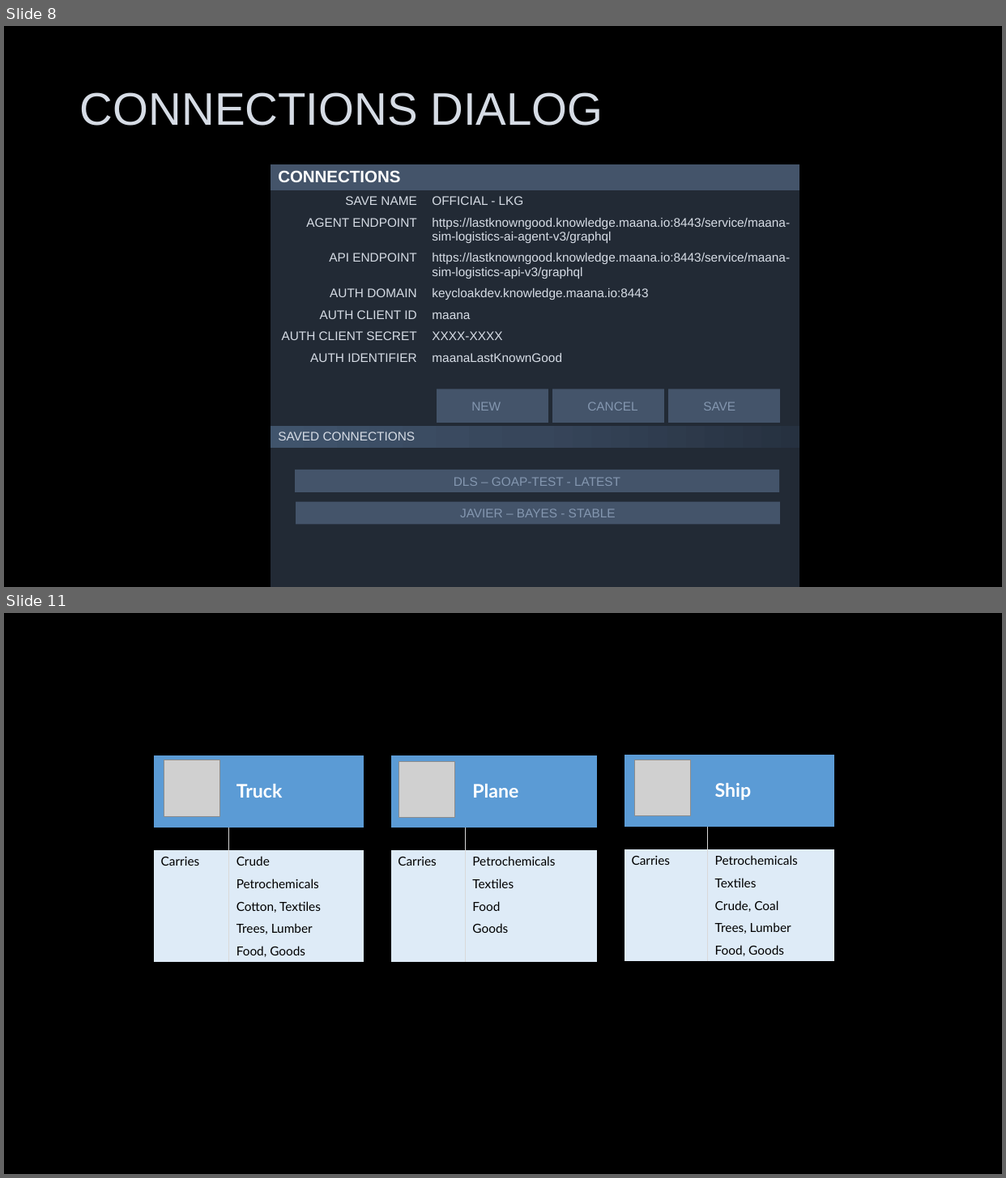
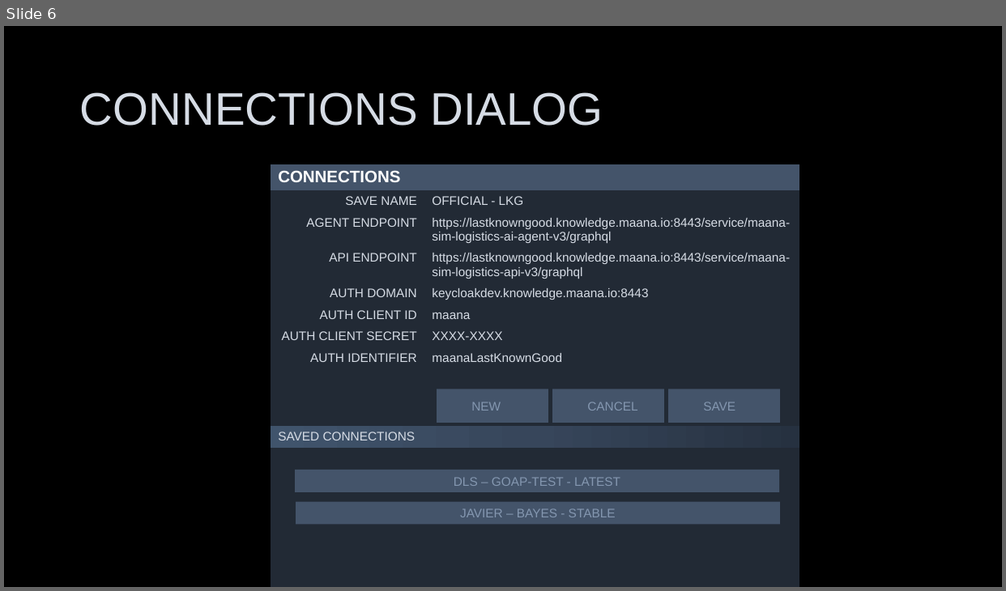
Before and after one commit to maana-io/maana-sim-logistics, a slide deck: v3/UX.pptx. Shown one above the other, each under a label of ours: slides 8 and 11 before the commit, slide 6 after it; the slides between them are not shown. The pictures are 1006x1178 and 1006x591 pixels, drawn with LibreOffice and Linux fonts; fonts in the diff are those of the drawing; grey boxes stand for pictures; background and template pictures are left out. Boxes give left, top, right and bottom in pixels: in the first picture for what was removed or moved away, otherwise in the second. Text is boxed around its words. In the diff, an @@ line names an element or a change of style, - is before the commit and + after.

```diff
--- a/v3/UX.pptx
+++ b/v3/UX.pptx
@@ slide 11 removed at [4, 613, 1002, 1174], background #000000 @@
@@ table removed at [154, 755, 364, 962], 7 rows, 2 columns @@
- | Truck
-Type | Vehicle
-Carries | Crude
- | Petrochemicals
- | Cotton, Textiles
- | Trees, Lumber
- | Food, Goods
@@ table removed at [390, 755, 598, 962], 7 rows, 2 columns @@
- | Plane
-Type | Vehicle
-Carries | Petrochemicals
- | Textiles
- | Food
- | Goods
- | 
@@ table removed at [624, 754, 834, 961], 7 rows, 2 columns @@
- | Ship
-Type | Vehicle
-Carries | Petrochemicals
- | Textiles
- | Crude, Coal
- | Trees, Lumber
- | Food, Goods
@@ picture removed at [164, 760, 219, 816] @@
@@ picture removed at [398, 761, 454, 817] @@
@@ picture removed at [634, 760, 691, 815] @@
@@ what was slide 8 is now slide 6 @@
```
Also in this commit, not shown: 1 slide changed, 6 other slides removed, 5 other files.
